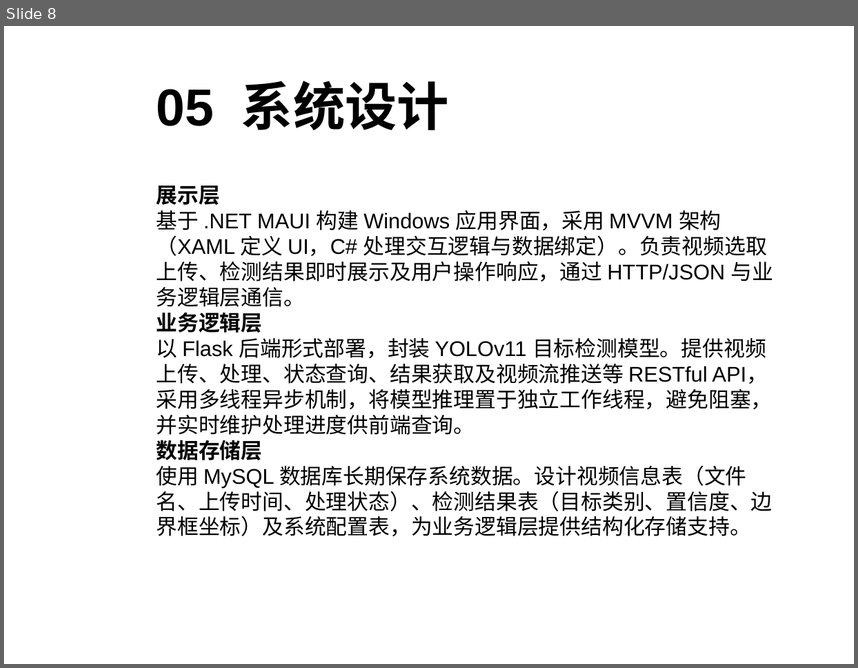
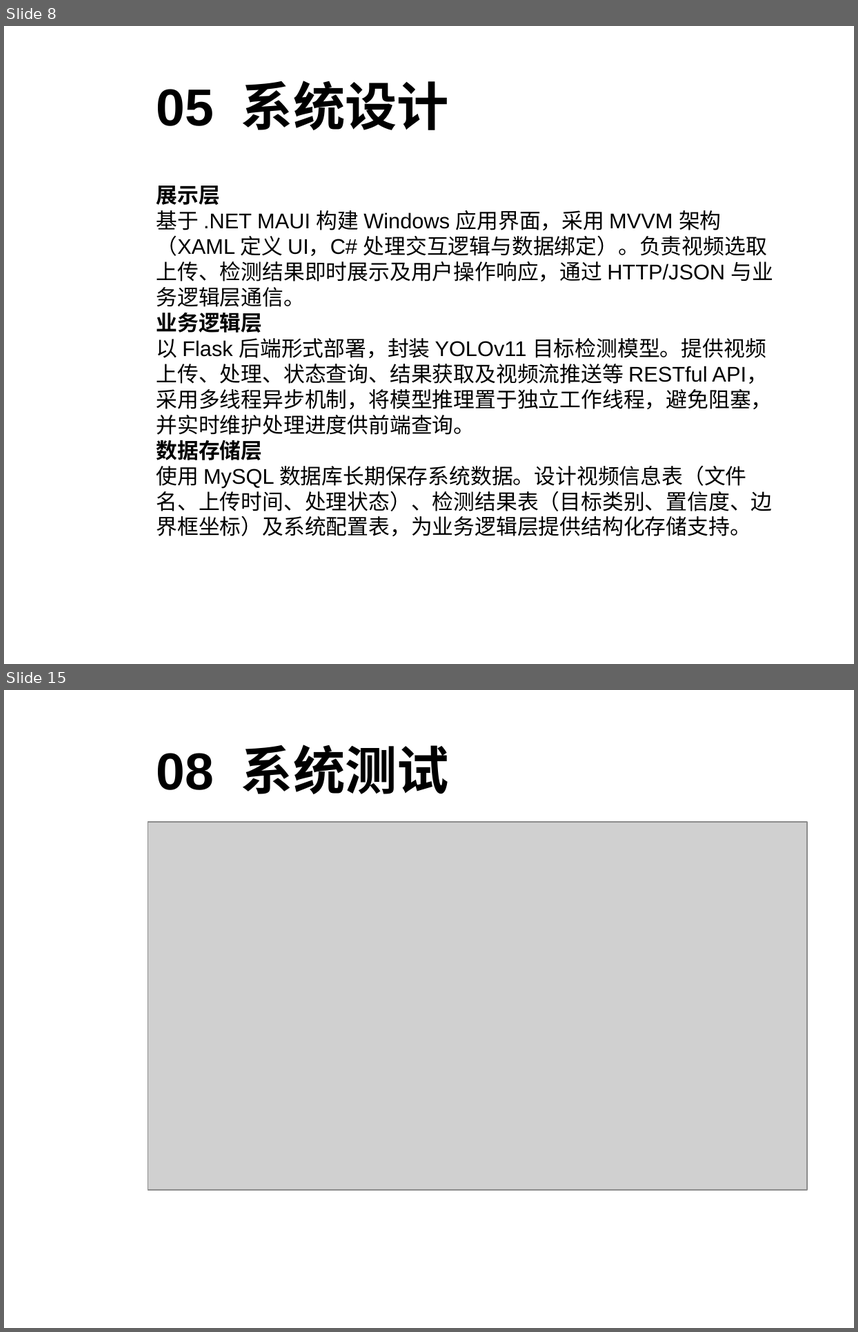
Before and after one commit to sanwan0104/maui_yolo_v1, a slide deck: 汇报.ppt. Shown one above the other, each under a label of ours: slide 8 before the commit, slides 8 and 15 after it; the slides between them are not shown. The pictures are 858x668 and 858x1332 pixels, drawn with LibreOffice and Linux fonts; fonts in the diff are those of the drawing; grey boxes stand for pictures; background and template pictures are left out. Boxes give left, top, right and bottom in pixels: in the first picture for what was removed or moved away, otherwise in the second. Text is boxed around its words. In the diff, an @@ line names an element or a change of style, - is before the commit and + after.

```diff
--- a/汇报.ppt
+++ b/汇报.ppt
@@ slide 15 added at (4,690,854,1328), background picture (left out) @@
@@ title added at (156,745,449,794), 44 pt, text #000000, bold @@
+08 系统测试
@@ picture added at (148,822,807,1190) @@
```
Also in this commit, not shown: 1 slide changed, 10 other slides added, 1 slide removed, 19 other files.
